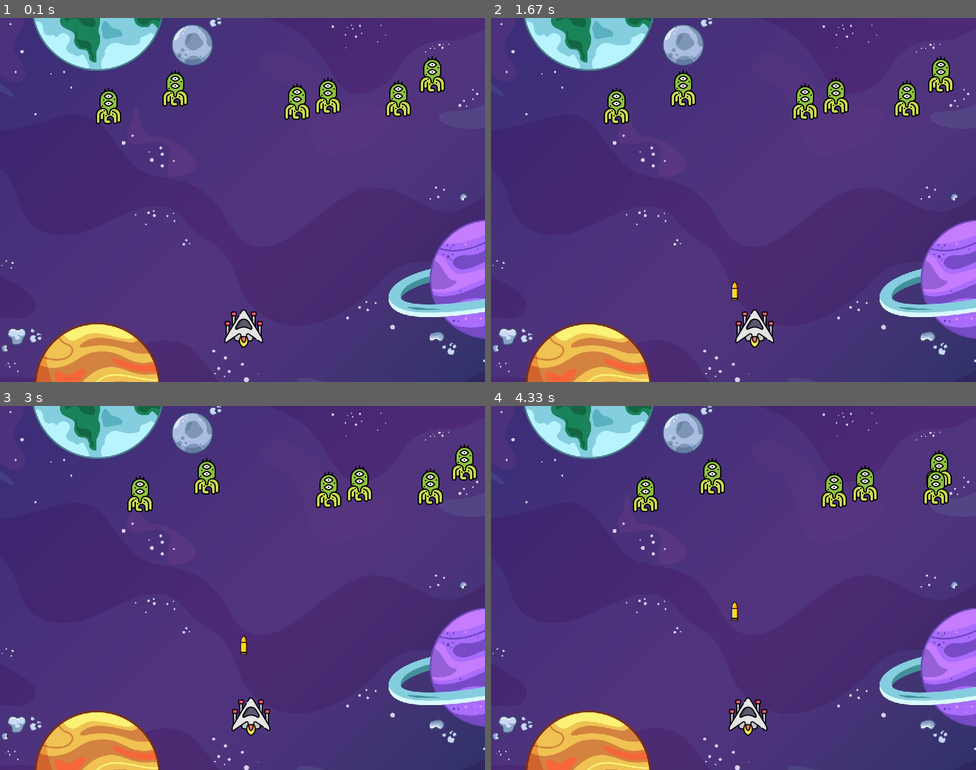
Above: before the commit, frames 1-4 (two rows, left to right).
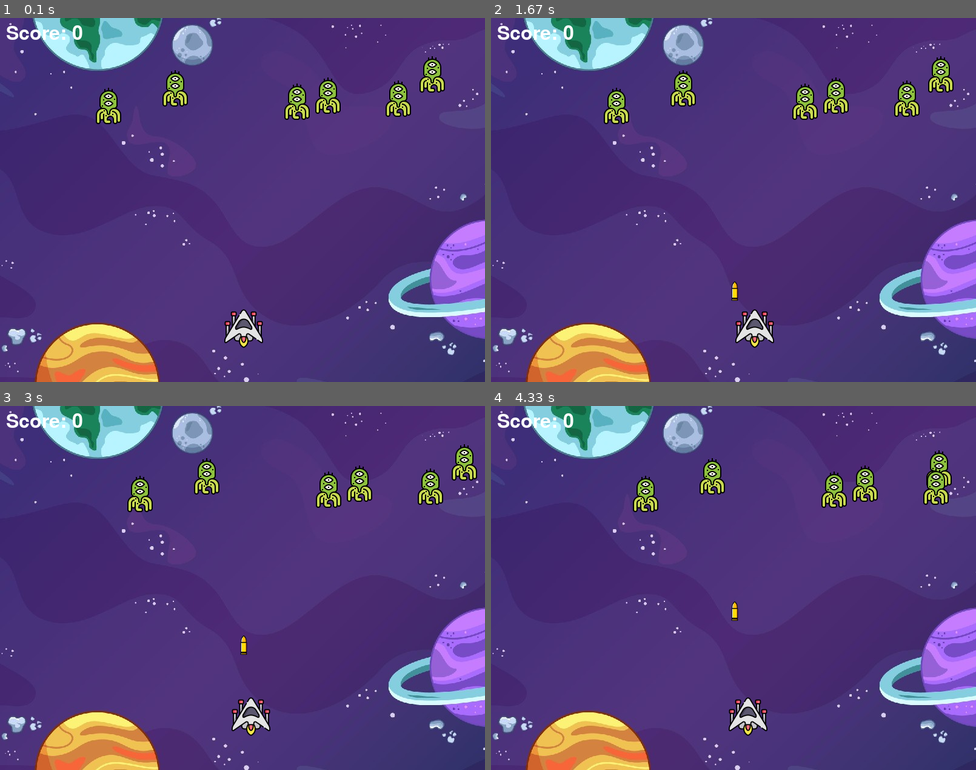
Above: after the commit, the same moments.

Repository: Luke-1310/Thesis
Game: pygame game, started from Tutorial Pygame/Space Invaders/main.py
Same seed, same stepped clock (60 frames per second), same inputs: the game is played once before the commit and once after it.
Inputs:
- Up to frame 1 (0.1 s): no input
- Up to frame 2 (1.67 s): tap Space at 0.33, 0.73, 1.03, 1.23, 1.53 s; hold Right 0.67-1.13 s; hold Right 1.17-1.63 s
- Up to frame 3 (3 s): hold Left 1.67-2.2 s; tap Space at 1.73, 2.03, 2.3, 2.6, 2.73 s; hold Left 2.23-2.63 s; hold Right from 2.67 s (still down)
- Up to frame 4 (4.33 s): tap Space at 3.03, 3.4, 3.7, 3.9, 4.2 s; release Right at 3.3 s; hold Left 3.33-3.8 s; hold Right 3.83-4.3 s

The runs differ from the first frame. In frame 1, 0.3% of the frame differs, in the area x 1-17%, y 2-6%; in frame 2, 0.3%; in frame 3, 0.3%; in frame 4, 0.3%.

Commit message:
sounds implemented

Diff:
--- a/Tutorial Pygame/Space Invaders/main.py
+++ b/Tutorial Pygame/Space Invaders/main.py
@@ -1,6 +1,9 @@
 import pygame #pygame library
 import random
 import math
+
+#audio
+from pygame import mixer
 
 #intialize the pygame
 pygame.init()
@@ -16,13 +19,27 @@
 #background
 background = pygame.image.load('Tutorial Pygame/Space Invaders/background_img.jpg')
 
-score = 0
+#background sound
+mixer.music.load('Tutorial Pygame/Space Invaders/background.wav')
+mixer.music.play(-1) #-1 to play it in loop
 
 #player position and image
 playerImg = pygame.image.load('Tutorial Pygame/Space Invaders/spaceship_pl_1.png')
 playerX = 370
 playerY = 480
 playerX_change = 0
+
+#score
+
+score_value = 0
+font = pygame.font.Font('freesansbold.ttf', 32)
+
+textX = 10
+textY = 10
+
+#gameover
+
+game_over_font = pygame.font.Font('freesansbold.ttf', 64)
 
 #enemy position and image
 enemyImg = []
@@ -51,6 +68,14 @@
 
 
 #"we are drawing on the screen"
+def show_score(x,y):
+    score = font.render("Score: " + str(score_value), True, (255,255,255))
+    screen.blit(score, (x, y))
+
+def show_gameover():
+    gameover = game_over_font.render("GAME OVER", True, (255,0,0))
+    screen.blit(gameover, (200, 250))
+
 def player(x,y):
     screen.blit(playerImg, (x, y))
 
@@ -96,6 +121,8 @@
                 playerX_change = +0.6
             if event.key == pygame.K_SPACE:
                 if bullet_state == "ready":
+                    bullet_sound = mixer.Sound('Tutorial Pygame/Space Invaders/laser.wav')
+                    bullet_sound.play()
                     #get the current X-value of the spaceship
                     bulletX = playerX
                     fire_bullet(bulletX,bulletY)
@@ -116,6 +143,14 @@
 
     #enemy movements
     for i in range(num_of_enemies):
+
+        #game over
+        if enemyY[i] > 600:
+            for j in range(num_of_enemies):
+                enemyY[j] = 9999
+            game_over_text()
+            break
+
         enemyX[i] += enemyX_change[i]
 
         if enemyX[i] <= 0:
@@ -129,10 +164,11 @@
         #Collision
         collision = isCollision(enemyX[i], enemyY[i], bulletX, bulletY)
         if collision:
+            explosion_sound = mixer.Sound('Tutorial Pygame/Space Invaders/explosion.wav')
+            explosion_sound.play()
             bulletY = 480
             bullet_state = "ready"
-            score += 1
-            print(score)
+            score_value += 1
             enemyX[i] = random.randint(0,735)
             enemyY[i] = random.randint(50,150)
 
@@ -150,6 +186,7 @@
 
 
     player(playerX, playerY)
+    show_score(textX, textY)
     pygame.display.update()
 
     pass
Not shown, added: Tutorial Pygame/Space Invaders/background.wav
Not shown, added: Tutorial Pygame/Space Invaders/explosion.wav
Not shown, added: Tutorial Pygame/Space Invaders/laser.wav
